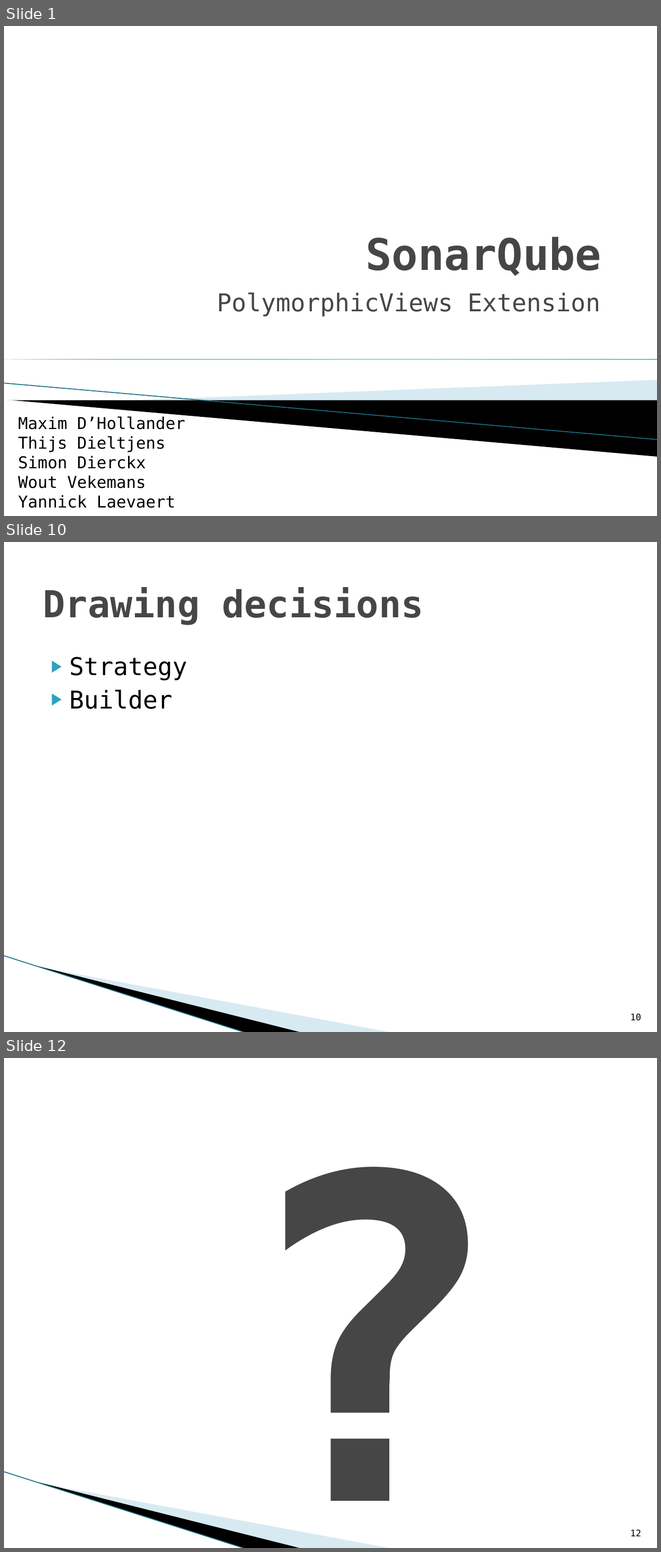
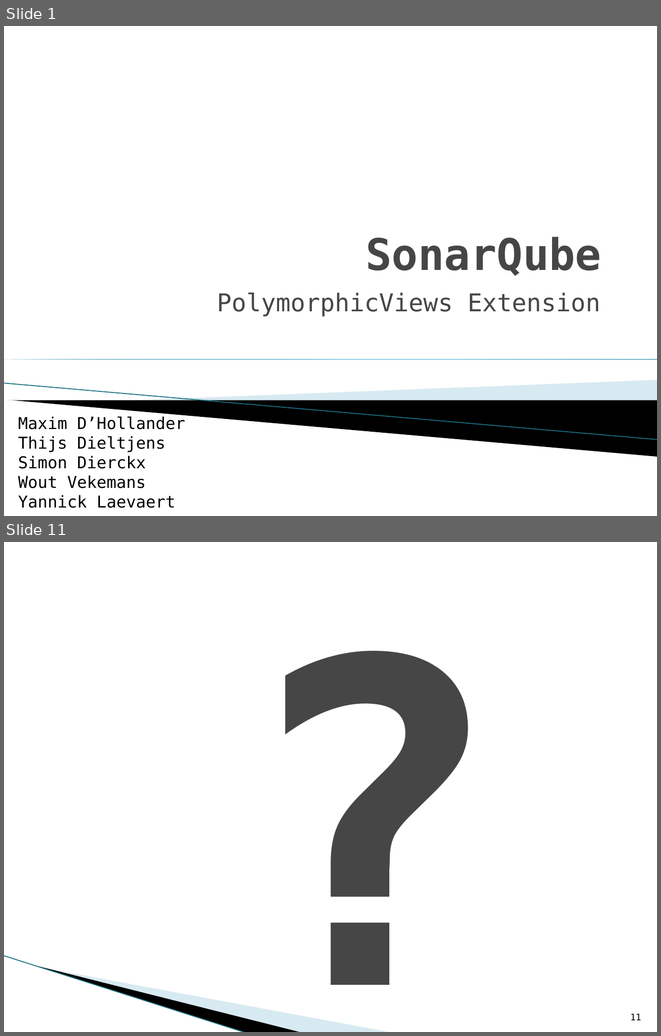
Before and after one commit to WoutV/OSS_1415, a slide deck: Presentatie/iteratie2.pptx. Shown one above the other, each under a label of ours: slides 1, 10 and 12 before the commit, slides 1 and 11 after it; the slides between them are not shown. The pictures are 661x1552 and 661x1036 pixels, drawn with LibreOffice and Linux fonts; fonts in the diff are those of the drawing; background and template pictures are left out. Boxes give left, top, right and bottom in pixels: in the first picture for what was removed or moved away, otherwise in the second. Text is boxed around its words. In the diff, an @@ line names an element or a change of style, - is before the commit and + after.

```diff
--- a/Presentatie/iteratie2.pptx
+++ b/Presentatie/iteratie2.pptx
@@ slide 10 removed at [4, 542, 657, 1032], background #FFFFFF; not listed: 3 template elements that a slide beside it also shows @@
@@ title removed at [43, 587, 424, 625] @@
-Drawing decisions
@@ text removed at [69, 656, 187, 709] @@
-▶ Strategy
-▶ Builder
@@ page number removed at [630, 1013, 642, 1021] @@
-10
@@ what was slide 12 is now slide 11 @@
@@ page number at [630, 1013, 642, 1020]: text changed @@
-12
+11
```
Also in this commit, not shown: 5 slides changed, 7 slides added, 4 other slides removed.
